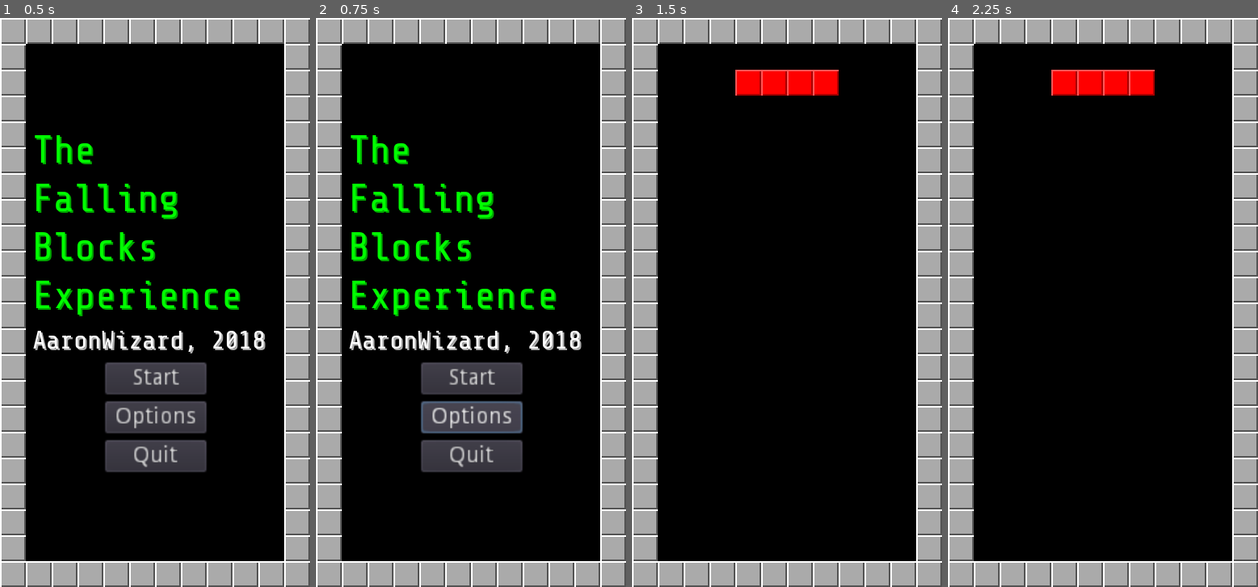
Above: before the commit, frames 1-4 (left to right).
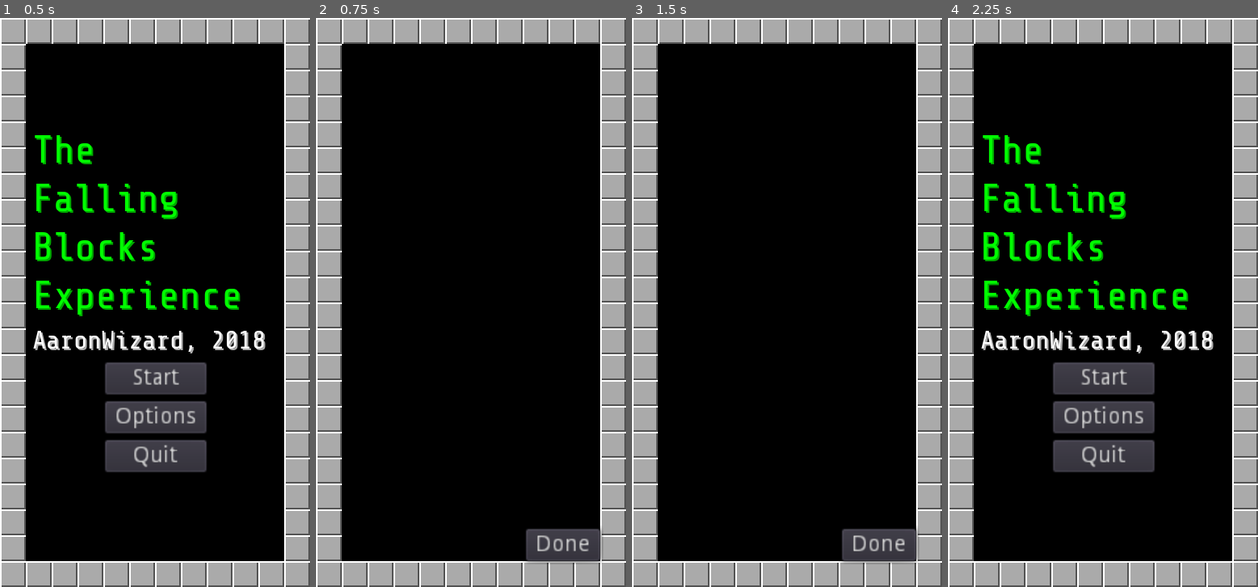
Above: after the commit, the same moments.

Repository: AaronWizard/TheFallingBlocksExperience
Game: Godot game, scene res://main.tscn
Two runs of this game, one before a commit and one after it. Both use one fixed random seed, a clock stepped at 60 frames per second and the inputs below.
Inputs (mouse positions are in pixels of both pictures, inside the frame that each line leads up to):
- Up to frame 1 (0.5 s): no input
- Up to frame 2 (0.75 s): click "Options" at 0.5 s
- Up to frame 3 (1.5 s): click (787, 376) at 1.25 s, where only the run before the commit has a clickable "Start"
- Up to frame 4 (2.25 s): click (1196, 547) at 2 s, where only the run after the commit has a clickable "Done"

Frame 1 is identical in both runs. In frame 2, 12% of the frame differs, in the area x 10-93%, y 20-97%; in frame 3, 3.0%; in frame 4, 12%, in the area x 10-86%, y 9-80%.

Commit message:
Options screen

Diff:
--- a/main.gd
+++ b/main.gd
@@ -8,6 +8,7 @@
 
 func _ready():
 	$pause.visible = false
+	$options.visible = false
 
 	_load_screen_config()
 	get_tree().connect("screen_resized", self, "_save_screen_size")
@@ -53,6 +54,14 @@
 	$title.visible = false
 	$board.start_game()
 
+func _on_title_options():
+	$title.visible = false
+	$options.visible = true
+
+func _on_options_done():
+	$options.visible = false
+	$title.visible = true
+
 func _on_board_game_over():
 	$title.visible = true
 
--- a/main.tscn
+++ b/main.tscn
@@ -1,9 +1,10 @@
-[gd_scene load_steps=5 format=2]
+[gd_scene load_steps=6 format=2]
 
 [ext_resource path="res://main.gd" type="Script" id=1]
 [ext_resource path="res://board.tscn" type="PackedScene" id=2]
 [ext_resource path="res://pause.tscn" type="PackedScene" id=3]
-[ext_resource path="res://title.tscn" type="PackedScene" id=4]
+[ext_resource path="res://options.tscn" type="PackedScene" id=4]
+[ext_resource path="res://title.tscn" type="PackedScene" id=5]
 
 [node name="main" type="Node" index="0"]
 
@@ -15,7 +16,11 @@
 
 visible = false
 
-[node name="title" parent="." index="2" instance=ExtResource( 4 )]
+[node name="options" parent="." index="2" instance=ExtResource( 4 )]
+
+visible = false
+
+[node name="title" parent="." index="3" instance=ExtResource( 5 )]
 
 [connection signal="game_over" from="board" to="." method="_on_board_game_over"]
 
@@ -23,4 +28,8 @@
 
 [connection signal="end_game" from="pause" to="." method="_on_pause_end_game"]
 
+[connection signal="done" from="options" to="." method="_on_options_done"]
+
+[connection signal="options" from="title" to="." method="_on_title_options"]
+
 [connection signal="start" from="title" to="." method="_on_title_start"]
--- /dev/null
+++ b/options.gd
@@ -0,0 +1,6 @@
+extends Control
+
+signal done
+
+func _on_done_pressed():
+	emit_signal("done")
--- /dev/null
+++ b/options.tscn
@@ -0,0 +1,45 @@
+[gd_scene load_steps=2 format=2]
+
+[ext_resource path="res://options.gd" type="Script" id=1]
+
+[node name="options" type="Control" index="0"]
+
+anchor_left = 0.0
+anchor_top = 0.0
+anchor_right = 1.0
+anchor_bottom = 1.0
+margin_left = 16.0
+margin_top = 16.0
+margin_right = -16.0
+margin_bottom = -16.0
+rect_pivot_offset = Vector2( 0, 0 )
+mouse_filter = 0
+mouse_default_cursor_shape = 0
+size_flags_horizontal = 1
+size_flags_vertical = 1
+script = ExtResource( 1 )
+_sections_unfolded = [ "Margin" ]
+
+[node name="done" type="Button" parent="." index="0"]
+
+anchor_left = 1.0
+anchor_top = 1.0
+anchor_right = 1.0
+anchor_bottom = 1.0
+margin_left = -46.0
+margin_top = -20.0
+rect_pivot_offset = Vector2( 0, 0 )
+focus_mode = 2
+mouse_filter = 0
+mouse_default_cursor_shape = 0
+size_flags_horizontal = 1
+size_flags_vertical = 1
+toggle_mode = false
+enabled_focus_mode = 2
+shortcut = null
+group = null
+text = "Done"
+flat = false
+align = 1
+
+[connection signal="pressed" from="done" to="." method="_on_done_pressed"]
--- a/pause.tscn
+++ b/pause.tscn
@@ -10,13 +10,17 @@
 anchor_top = 0.0
 anchor_right = 1.0
 anchor_bottom = 1.0
+margin_left = 16.0
+margin_top = 16.0
+margin_right = -16.0
+margin_bottom = -16.0
 rect_pivot_offset = Vector2( 0, 0 )
 mouse_filter = 0
 mouse_default_cursor_shape = 0
 size_flags_horizontal = 1
 size_flags_vertical = 1
 script = ExtResource( 1 )
-_sections_unfolded = [ "Pause" ]
+_sections_unfolded = [ "Margin", "Pause" ]
 
 [node name="VBoxContainer" type="VBoxContainer" parent="." index="0"]
 
--- a/title.tscn
+++ b/title.tscn
@@ -4,18 +4,23 @@
 [ext_resource path="res://fonts/text_large.tres" type="DynamicFont" id=2]
 [ext_resource path="res://fonts/text_small.tres" type="DynamicFont" id=3]
 
-[node name="title" type="Control" index="0"]
+[node name="title" type="Control"]
 
 anchor_left = 0.0
 anchor_top = 0.0
 anchor_right = 1.0
 anchor_bottom = 1.0
+margin_left = 16.0
+margin_top = 16.0
+margin_right = -16.0
+margin_bottom = -16.0
 rect_pivot_offset = Vector2( 0, 0 )
 mouse_filter = 1
 mouse_default_cursor_shape = 0
 size_flags_horizontal = 1
 size_flags_vertical = 1
 script = ExtResource( 1 )
+_sections_unfolded = [ "Margin" ]
 
 [node name="VBoxContainer" type="VBoxContainer" parent="." index="0"]
 
